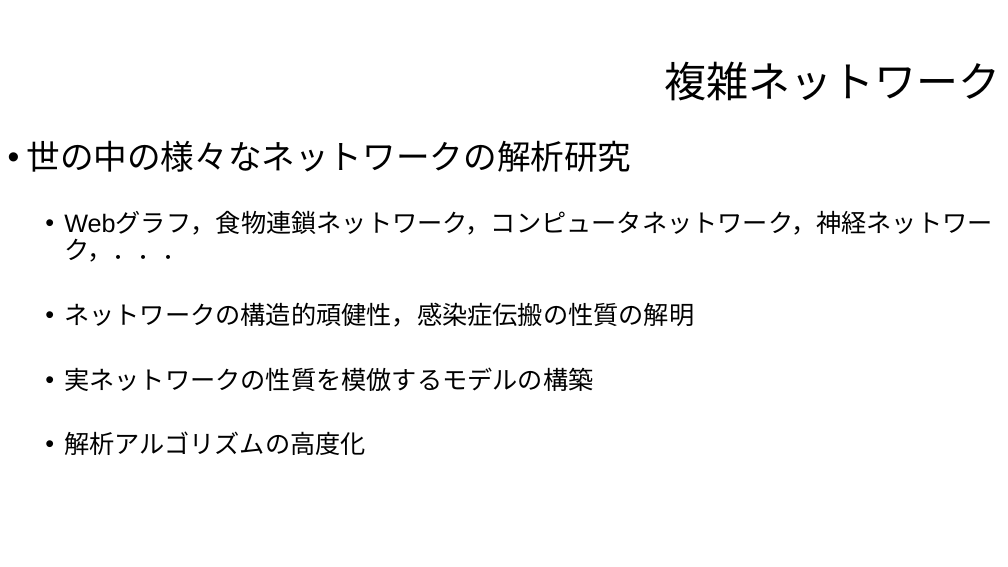
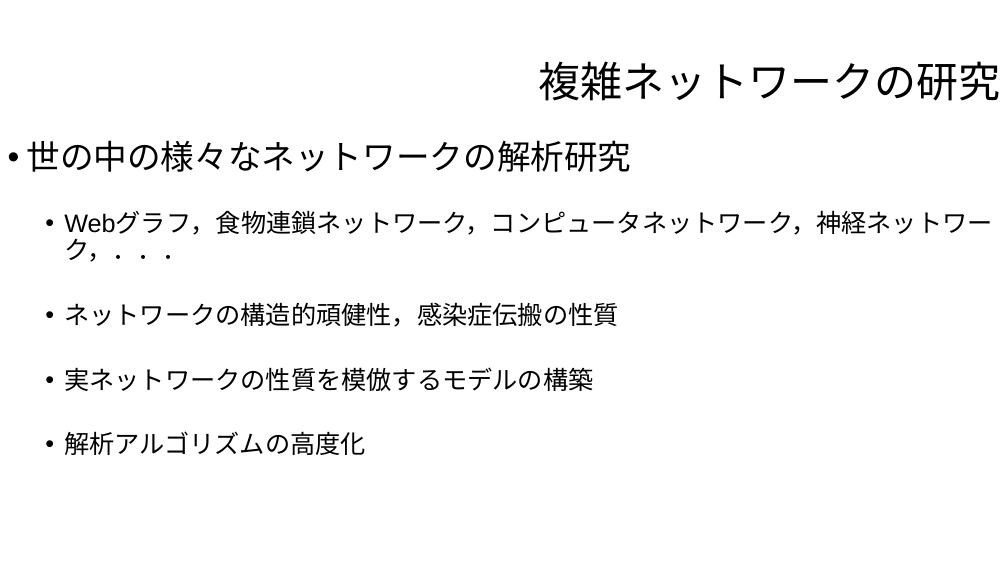
Before and after one commit to hiragaatsuya/trial_shudolab_2019, a slide deck: slide 7 of 第1回スライド.pptx (slide 8 before the commit). Drawn at 1008x567 pixels with LibreOffice and Linux fonts; fonts in the diff are those of the drawing; background and template pictures are left out. Boxes give left, top, right and bottom in pixels: in the first picture for what was removed or moved away, otherwise in the second. Text is boxed around its words. In the diff, an @@ line names an element or a change of style, - is before the commit and + after.

```diff
--- a/第1回スライド.pptx
+++ b/第1回スライド.pptx
@@ title at [539, 61, 1001, 101]: text changed @@
-複雑ネットワーク
+複雑ネットワークの研究
@@ text at [64, 302, 618, 327]: text changed @@
-  • ネットワークの構造的頑健性，感染症伝搬の性質の解明
+  • ネットワークの構造的頑健性，感染症伝搬の性質
```
Also in this commit, not shown: 5 other slides changed, 2 other files.
